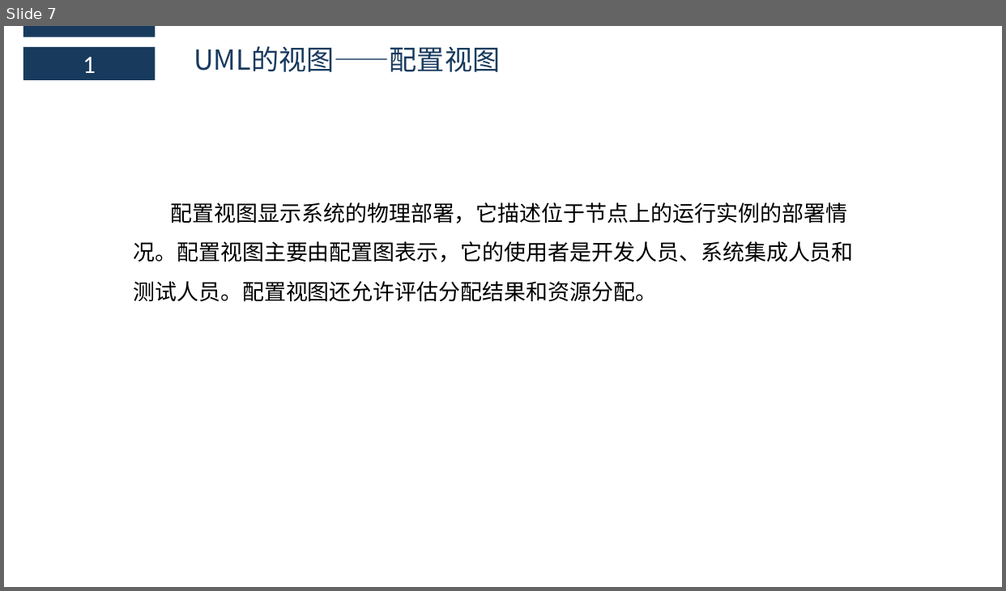
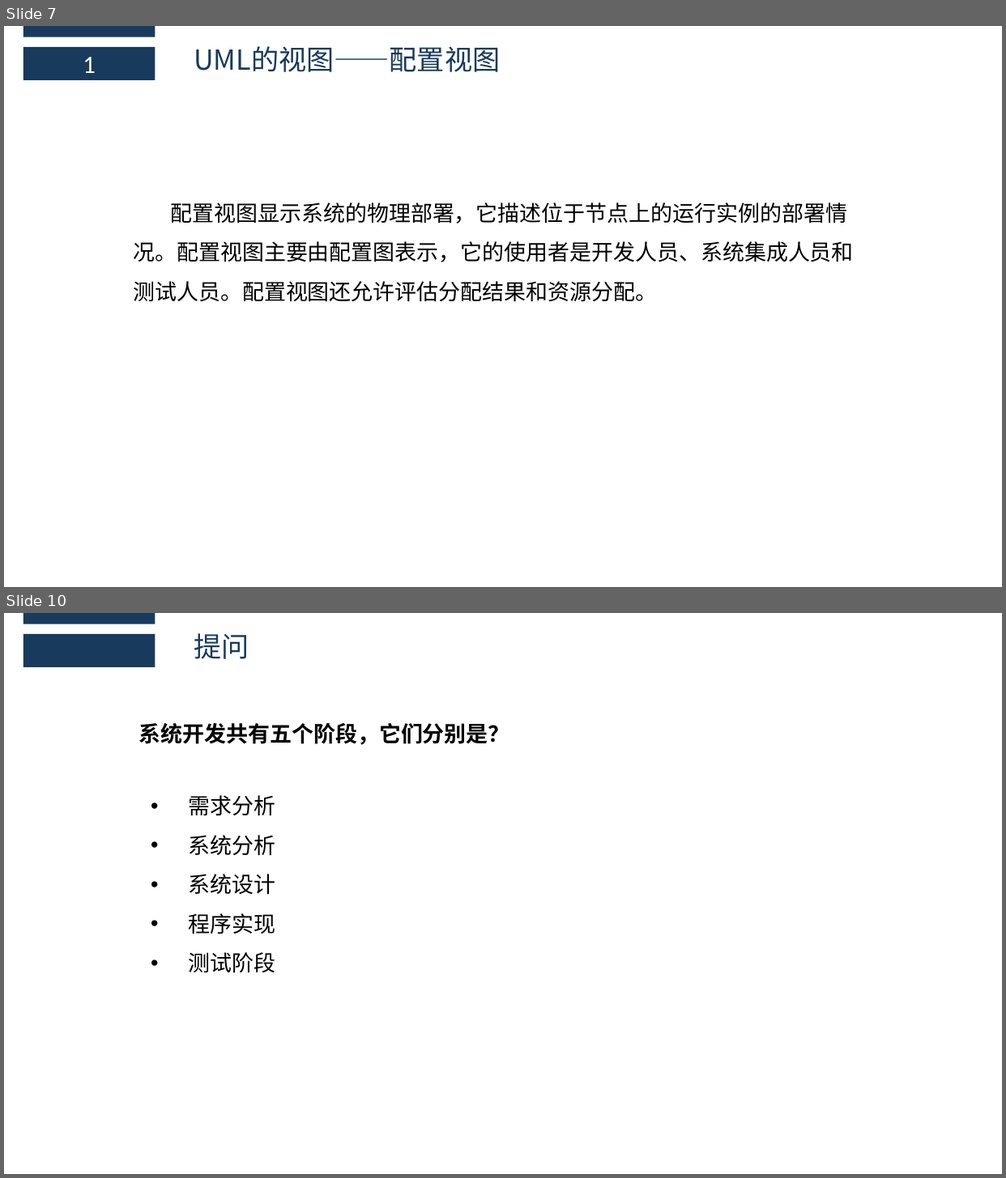
Before and after one commit to boboHh/AssistantTeaching, a slide deck: 非受控文档/03-蔡峰/PRD2018-G11-UML视图及系统开发阶段部分.pptx. Shown one above the other, each under a label of ours: slide 7 before the commit, slides 7 and 10 after it; the slides between them are not shown. The pictures are 1006x591 and 1006x1178 pixels, drawn with LibreOffice and Linux fonts; fonts in the diff are those of the drawing. Boxes give left, top, right and bottom in pixels: in the first picture for what was removed or moved away, otherwise in the second. Text is boxed around its words. In the diff, an @@ line names an element or a change of style, - is before the commit and + after.

```diff
--- a/非受控文档/03-蔡峰/PRD2018-G11-UML视图及系统开发阶段部分.pptx
+++ b/非受控文档/03-蔡峰/PRD2018-G11-UML视图及系统开发阶段部分.pptx
@@ slide 10 added at box(4, 613, 1002, 1174), background #FFFFFF @@
@@ rectangle added at box(23, 613, 155, 624), fill #183A5D @@
@@ rectangle added at box(23, 634, 155, 667), fill #183A5D @@
@@ text added at box(194, 633, 249, 659), 26.6 pt, text #183A5D @@
+提问
@@ text added at box(139, 723, 510, 745), 21 pt, text #000000, bold @@
+系统开发共有五个阶段，它们分别是？
@@ text added at box(188, 795, 275, 973), 21 pt, text #000000 @@
+• 需求分析
+• 系统分析
+• 系统设计
+• 程序实现
+• 测试阶段
```
Also in this commit, not shown: 1 slide changed, 1 other slide added.
